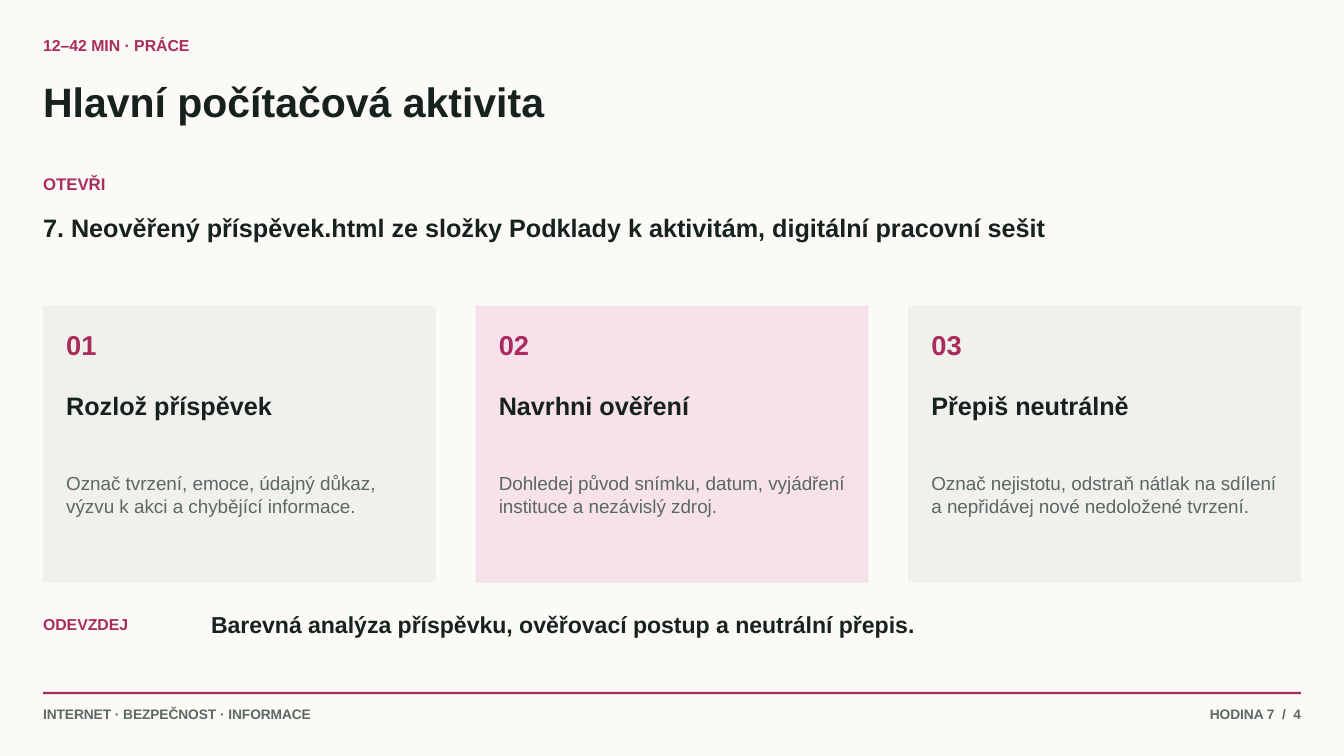
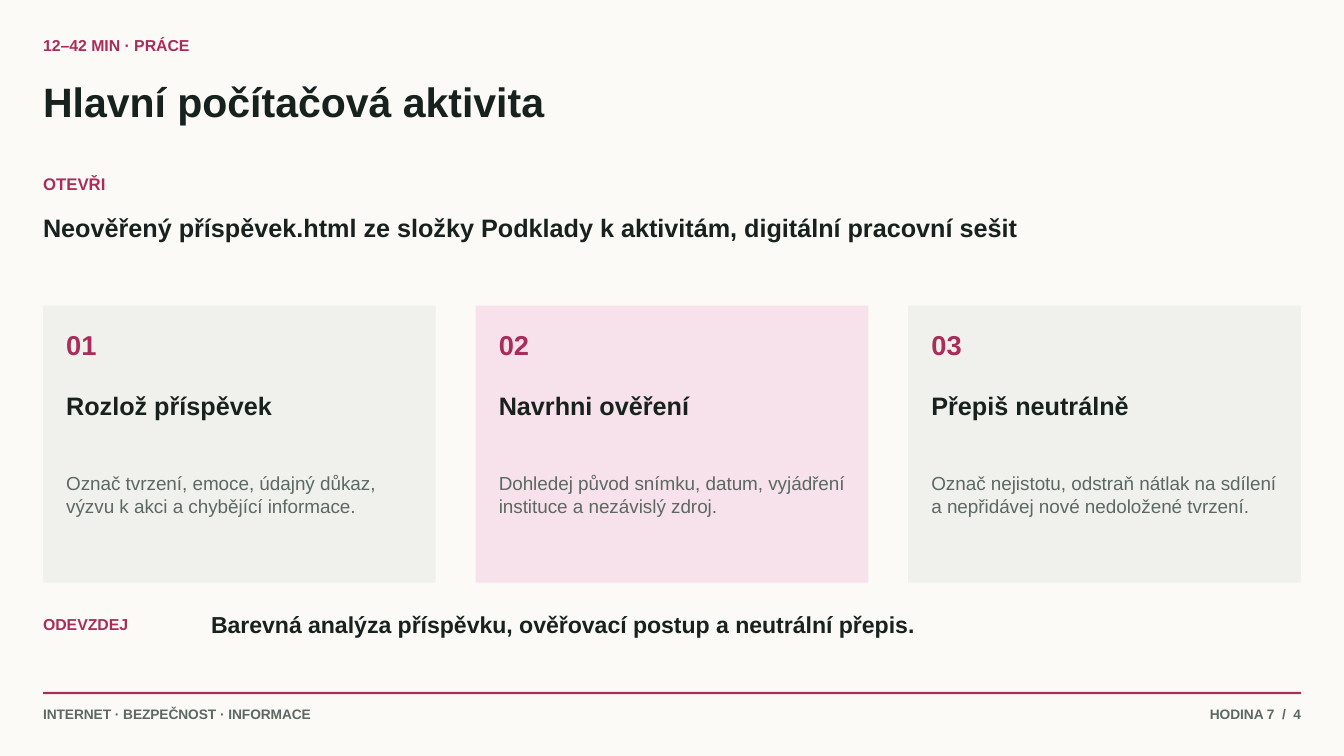
Before and after one commit to hlaska18/karel_hlas-web, a slide deck: slide 4 of public/materialy/1L/7/Prezentace k hodinám/7. Fake news a obsah od AI.pptx. Drawn at 1344x756 pixels with LibreOffice and Linux fonts; fonts in the diff are those of the drawing. Boxes give left, top, right and bottom in pixels: in the first picture for what was removed or moved away, otherwise in the second. Text is boxed around its words. In the diff, an @@ line names an element or a change of style, - is before the commit and + after.

```diff
--- a/public/materialy/1L/7/Prezentace k hodinám/7. Fake news a obsah od AI.pptx
+++ b/public/materialy/1L/7/Prezentace k hodinám/7. Fake news a obsah od AI.pptx
@@ text at (x1=43, y1=218, x2=1017, y2=242): text changed @@
-7. Neověřený příspěvek.html ze složky Podklady k aktivitám, digitální pracovní sešit
+Neověřený příspěvek.html ze složky Podklady k aktivitám, digitální pracovní sešit
```
Also in this commit, not shown: 5 other files.
